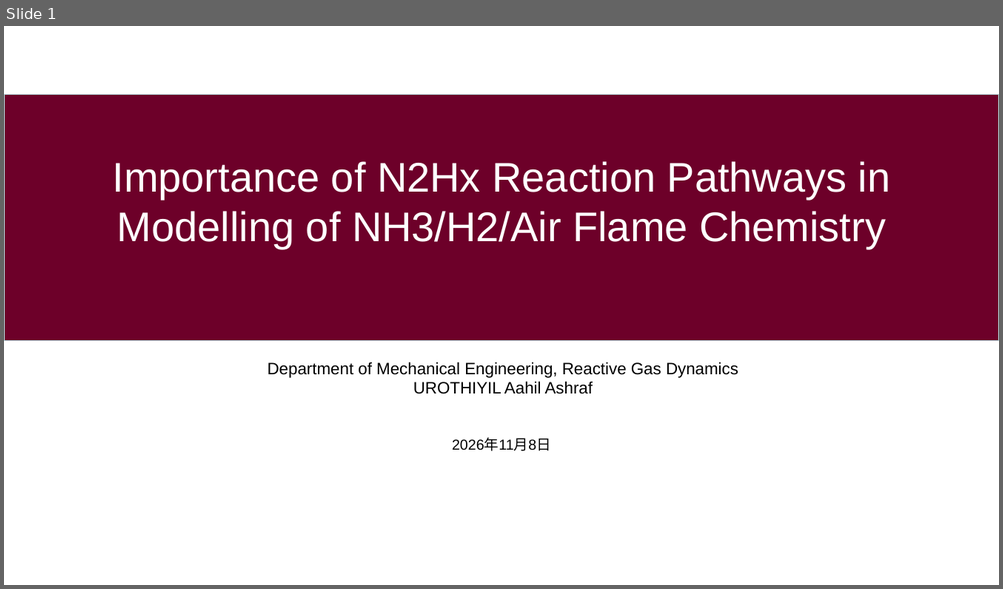
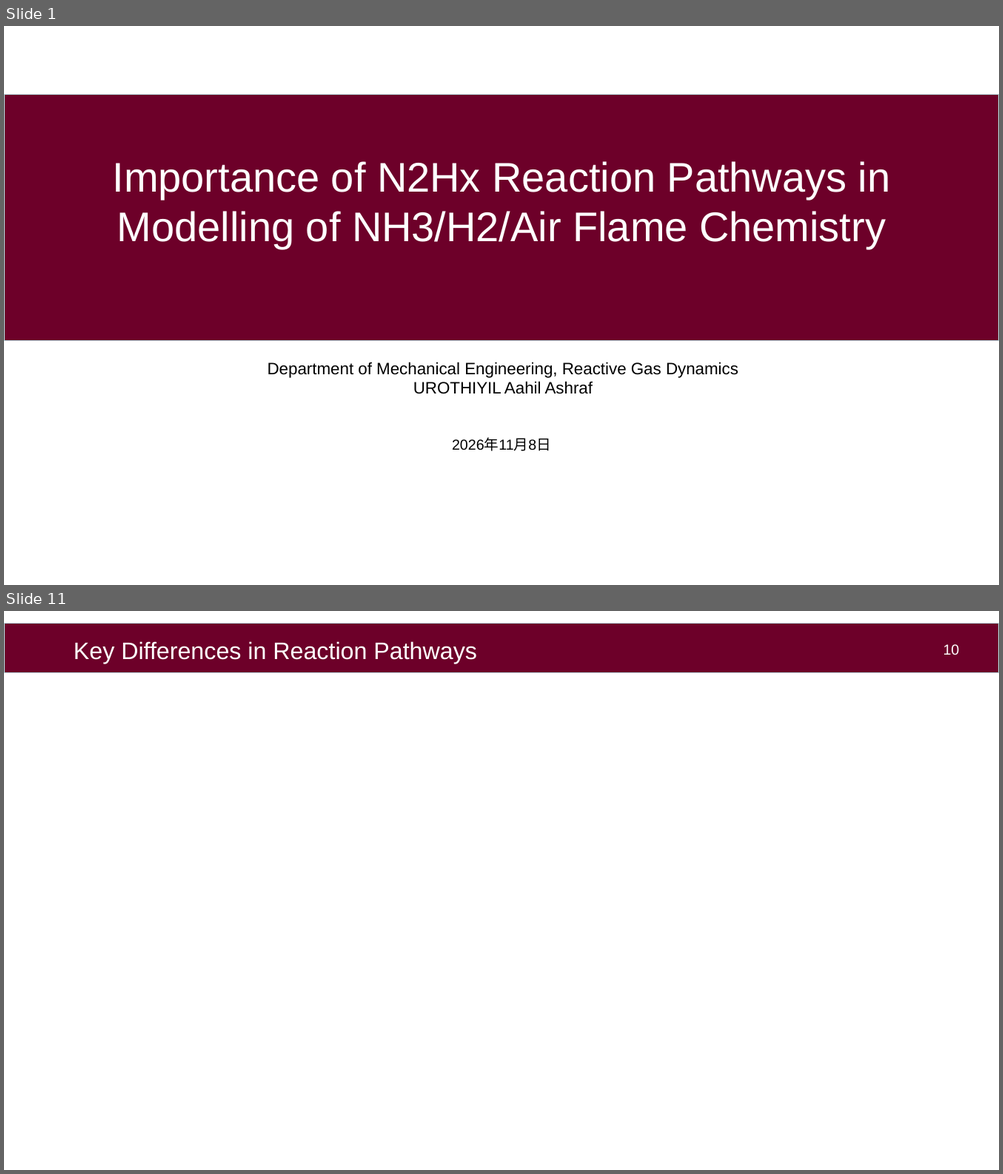
Before and after one commit to aahil-wq/lab-presentations, a slide deck: icfd2026/pres/kyushu_ppt_16-9.pptx. Shown one above the other, each under a label of ours: slide 1 before the commit, slides 1 and 11 after it; the slides between them are not shown. The pictures are 1003x589 and 1003x1174 pixels, drawn with LibreOffice and Linux fonts; fonts in the diff are those of the drawing; grey boxes stand for pictures; background and template pictures are left out. Boxes give left, top, right and bottom in pixels: in the first picture for what was removed or moved away, otherwise in the second. Text is boxed around its words. In the diff, an @@ line names an element or a change of style, - is before the commit and + after.

```diff
--- a/icfd2026/pres/kyushu_ppt_16-9.pptx
+++ b/icfd2026/pres/kyushu_ppt_16-9.pptx
@@ slide 11 added at (4, 611, 999, 1170), background #FFFFFF @@
@@ rectangle added at (4, 624, 999, 674), fill #6D0029, outline #B6DCDF 0.75 pt @@
@@ text added at (74, 641, 477, 664), 23 pt, text #FFFFFF @@
+Key Differences in Reaction Pathways
@@ page number added at (943, 644, 959, 655), 14 pt, text #FFFFFF @@
+10
```
Also in this commit, not shown: 8 slides changed, 4 other slides added, 3 other files.
